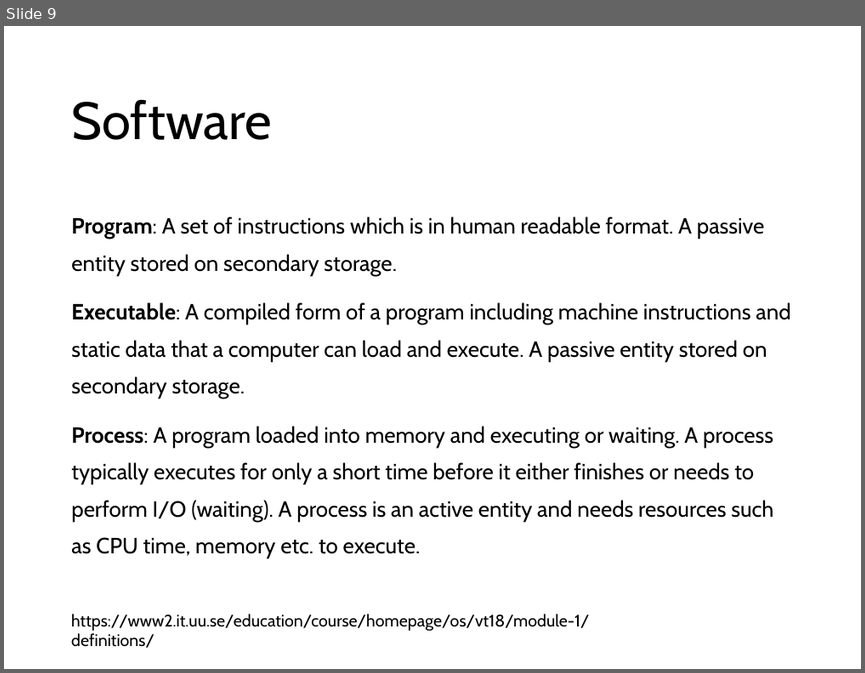
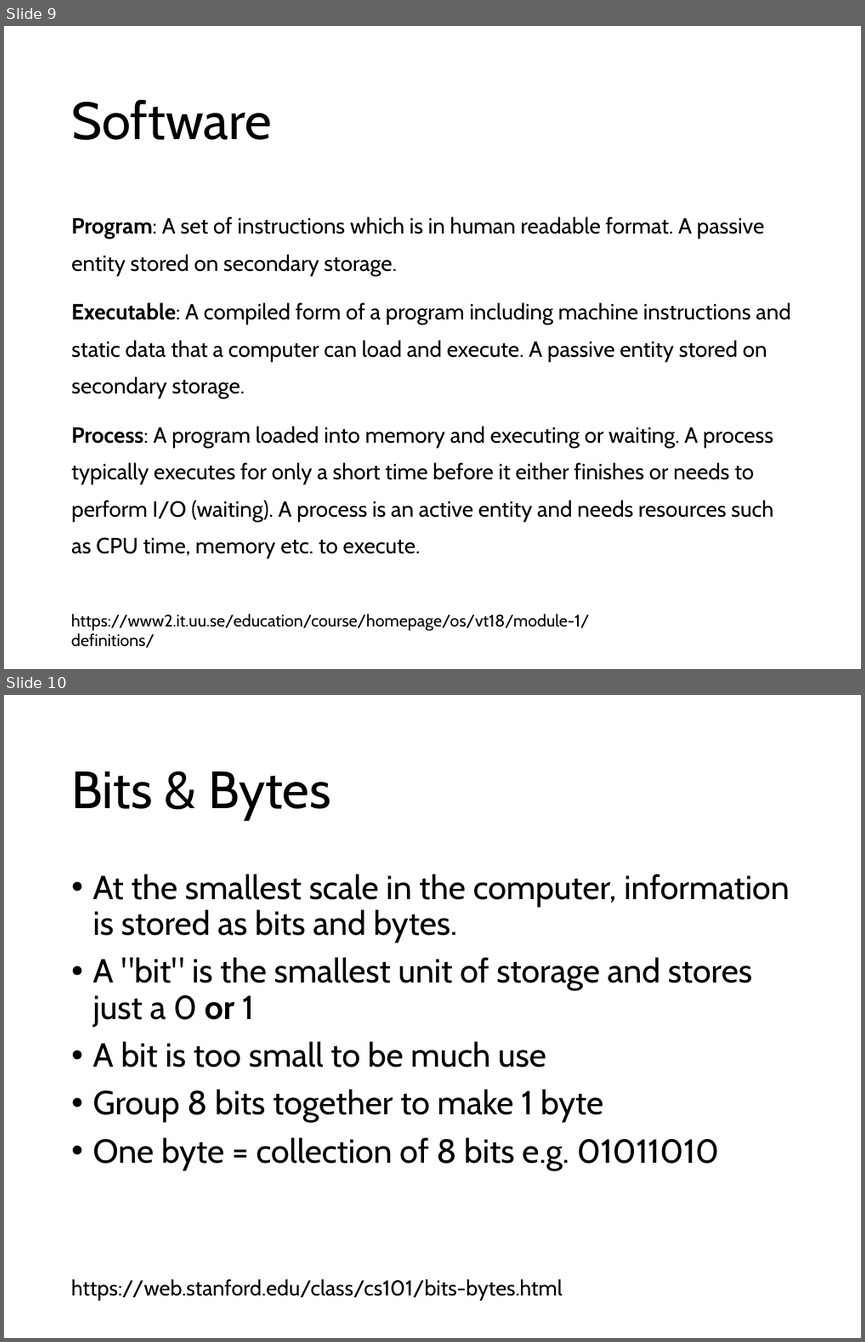
Before and after one commit to ihpar/bit_chem, a slide deck: lecture_notes/BIT_0.pptx. Shown one above the other, each under a label of ours: slide 9 before the commit, slides 9 and 10 after it. The pictures are 865x673 and 865x1342 pixels, drawn with LibreOffice and Linux fonts; fonts in the diff are those of the drawing. Boxes give left, top, right and bottom in pixels: in the first picture for what was removed or moved away, otherwise in the second. Text is boxed around its words. In the diff, an @@ line names an element or a change of style, - is before the commit and + after.

Commit message:
updates lec 0

```diff
--- a/lecture_notes/BIT_0.pptx
+++ b/lecture_notes/BIT_0.pptx
@@ slide 10 added at (4, 695, 861, 1338), background #FFFFFF @@
@@ title added at (71, 771, 330, 820), 44 pt, text #000000 @@
+Bits & Bytes
@@ text added at (93, 873, 789, 1170), 28 pt, text #000000 @@
+• At the smallest scale in the computer, information is stored as bits and bytes.
+• A "bit" is the smallest unit of storage and stores just a 0 or 1
+• A bit is too small to be much use
+• Group 8 bits together to make 1 byte
+• One byte = collection of 8 bits e.g. 01011010
@@ text added at (71, 1279, 562, 1300), 18 pt, text #000000 @@
+https://web.stanford.edu/class/cs101/bits-bytes.html
```
Also in this commit, not shown: 3 other slides added.
